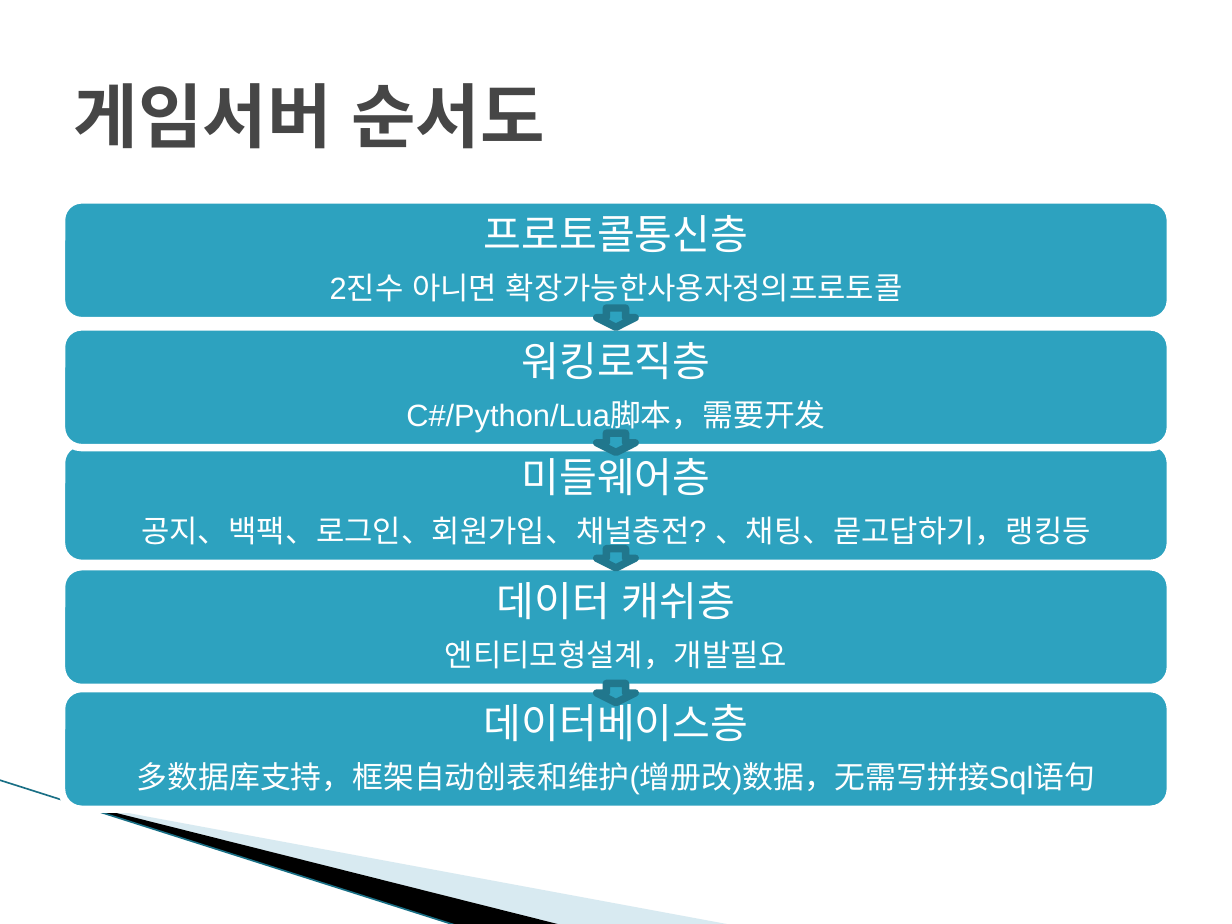
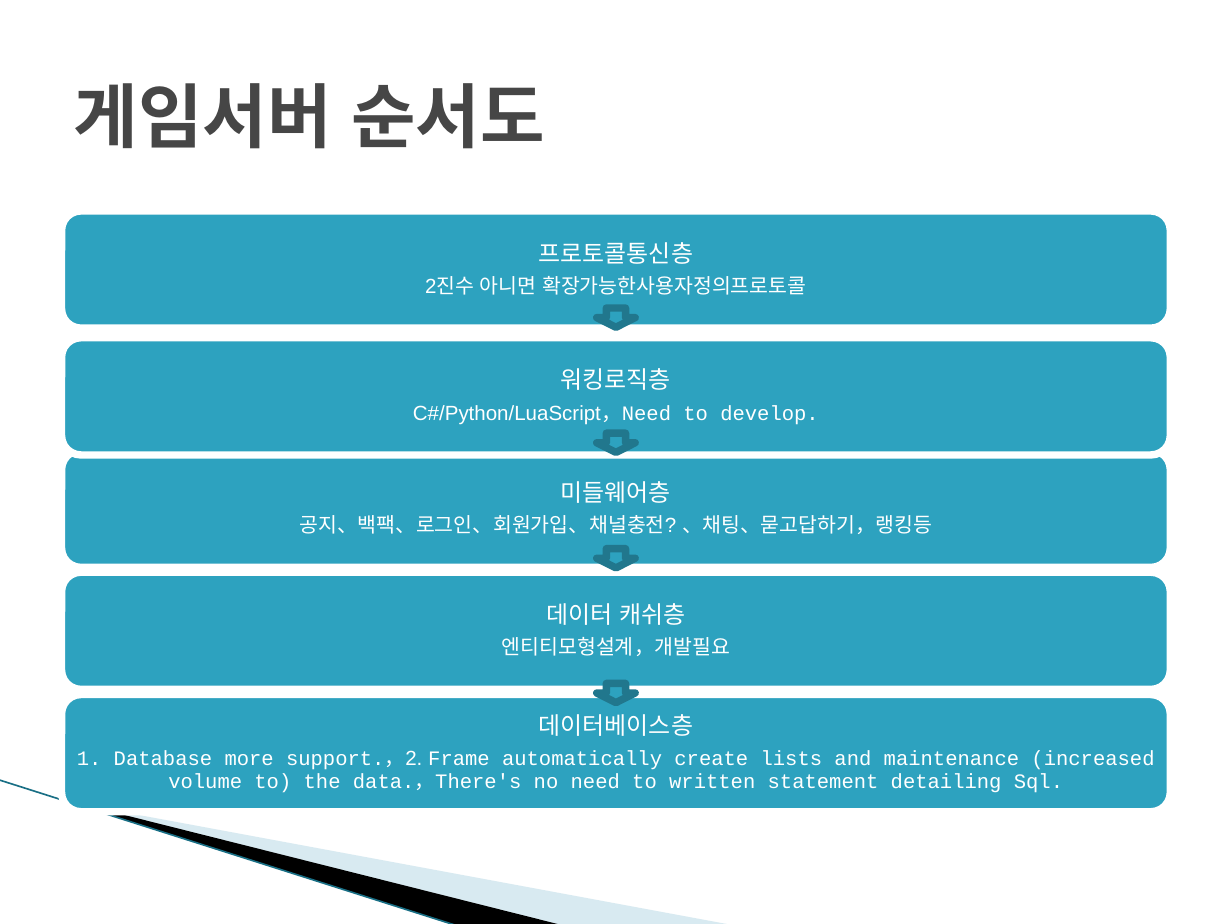
Before and after one commit to kybird/Scut, a slide deck: slide 3 of Document/KR/Scut游戏服务器框架.pptx. Drawn at 1232x924 pixels with LibreOffice and Linux fonts; fonts in the diff are those of the drawing; background and template pictures are left out. Boxes give left, top, right and bottom in pixels: in the first picture for what was removed or moved away, otherwise in the second. Text is boxed around its words. In the diff, an @@ line names an element or a change of style, - is before the commit and + after.

```diff
--- a/Document/KR/Scut游戏服务器框架.pptx
+++ b/Document/KR/Scut游戏服务器框架.pptx
@@ text "프로토콜통신층" at [425,242,806,295]: size 24 to 14 pt in "프로토콜통신층"; size 18 to 12 pt in "2진수 아니면 확장가능한사용자정의프로토콜"; less space between paragraphs @@
@@ rounded rectangle: place and size @@
-rounded rectangle at [62,326,1170,447]
+rounded rectangle at [62,338,1170,455]
@@ 3 texts, 1 rounded rectangle: place and size @@
-3 texts, 1 rounded rectangle at [62,200,1170,551]
+3 texts, 1 rounded rectangle at [62,211,1170,534]
@@ text at [561,368,671,390]: size 24 to 14 pt in "워킹로직층"; less space between paragraphs @@
@@ text at [413,405,818,425]: text changed; size 18 to 12 pt @@
-C#/Python/Lua脚本，需要开发
+C#/Python/LuaScript，Need to develop.
@@ rounded rectangle: place and size @@
-rounded rectangle at [62,442,1170,563]
+rounded rectangle at [62,450,1170,567]
@@ text "미들웨어층" at [299,481,932,534]: size 24 to 14 pt in "미들웨어층"; size 18 to 12 pt in "공지、백팩、로그인、회원가입、채널충전? 、채팅、묻고답하기，랭킹등"; less space between paragraphs @@
@@ rounded rectangle: place and size @@
-rounded rectangle at [62,567,1170,687]
+rounded rectangle at [62,572,1170,689]
@@ text "데이터 캐쉬층" at [502,603,730,656]: size 24 to 14 pt in "데이터 캐쉬층"; size 18 to 12 pt in "엔티티모형설계，개발필요"; less space between paragraphs @@
@@ rounded rectangle: place and size @@
-rounded rectangle at [62,689,1170,809]
+rounded rectangle at [62,695,1170,812]
@@ text at [539,714,693,736]: size 24 to 14 pt in "데이터베이스층"; less space between paragraphs @@
@@ text at [77,751,1154,793]: text changed; size 18 to 12 pt; font Arial to Courier New @@
-多数据库支持，框架自动创表和维护(增册改)数据，无需写拼接Sql语句
+1. Database more support.，2. Frame automatically create lists and maintenance (increased volume to) the data.，There's no need to written statement detailing Sql.
```
Also in this commit, not shown: 1 other slide changed, 1 other file.
